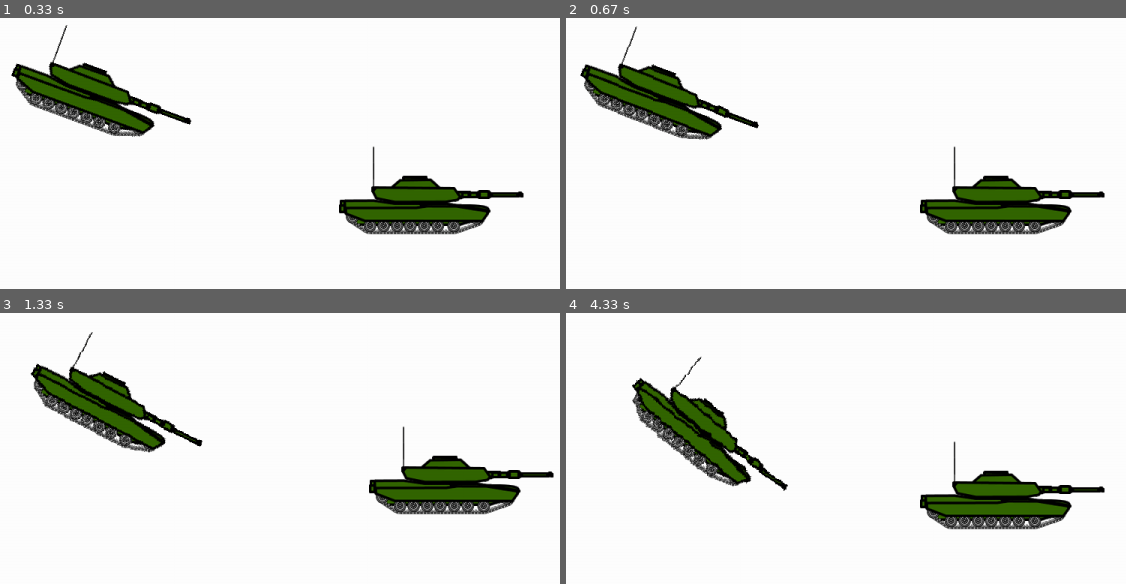
Above: before the commit, frames 1-4 (two rows, left to right).
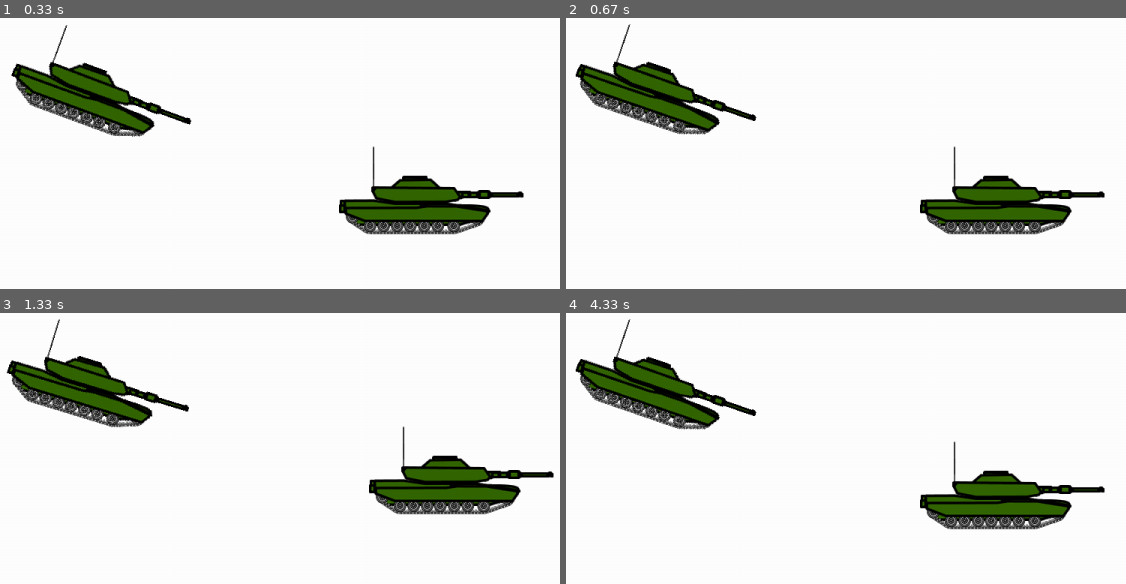
Above: after the commit, the same moments.

Repository: Samrocks58/coding-stuff
Game: pygame game, started from tank game.py
The game is run twice, just before and just after one commit, with the same random seed, the same clock (stepped at 60 frames per second) and the same inputs.
Inputs:
- Up to frame 1 (0.33 s): no input
- Up to frame 2 (0.67 s): hold Right from 0.33 s (still down)
- Up to frame 3 (1.33 s): release Right at 0.8 s; hold Up 0.83-1.13 s; hold Right from 1.17 s (still down)
- Up to frame 4 (4.33 s): release Right at 1.63 s; hold Left 1.67-2.2 s; hold Down 2.23-2.53 s; hold Left 2.57-2.97 s; hold Up 3-3.37 s; hold Right 3.4-4.03 s; hold Down from 4.07 s (still down)

Frame 1 is identical in both runs. In frame 2, 3.0% of the frame differs, in the area x 1-35%, y 2-46%; in frame 3, 4.9%; in frame 4, 6.7%, in the area x 1-40%, y 2-66%.

Commit message:
Update tank game.py

Diff:
--- a/tank game.py
+++ b/tank game.py
@@ -38,23 +38,23 @@
             if event.key == pygame.K_q:
                 quit()
             if event.key == pygame.K_LEFT:
+                opponent_tank=tank
                 playerX -= 20
                 new_angle=round(math.degrees(math.atan(abs(opponentX-playerX)/abs(opponentY-playerY)))-90)
-                degrees_turning=current_degrees-new_angle
-                opponent_tank=pygame.transform.rotate(opponent_tank, degrees_turning)
+                opponent_tank=pygame.transform.rotate(opponent_tank, new_angle)
             if event.key == pygame.K_RIGHT:
+                opponent_tank=tank
                 playerX += 20
                 new_angle=round(math.degrees(math.atan(abs(opponentX-playerX)/abs(opponentY-playerY)))-90)
-                degrees_turning=current_degrees-new_angle
-                opponent_tank=pygame.transform.rotate(opponent_tank, degrees_turning)
+                opponent_tank=pygame.transform.rotate(opponent_tank, new_angle)
             if event.key == pygame.K_UP:
+                opponent_tank=tank
                 playerY -= 20
                 new_angle=round(math.degrees(math.atan(abs(opponentX-playerX)/abs(opponentY-playerY)))-90)
-                degrees_turning=current_degrees-new_angle
-                opponent_tank=pygame.transform.rotate(opponent_tank, degrees_turning)
+                opponent_tank=pygame.transform.rotate(opponent_tank, new_angle)
             if event.key == pygame.K_DOWN:
+                opponent_tank=tank
                 playerY += 20
                 new_angle=round(math.degrees(math.atan(abs(opponentX-playerX)/abs(opponentY-playerY)))-90)
-                degrees_turning=current_degrees-new_angle
-                opponent_tank=pygame.transform.rotate(opponent_tank, degrees_turning)
+                opponent_tank=pygame.transform.rotate(opponent_tank, new_angle)
     pygame.display.flip()
